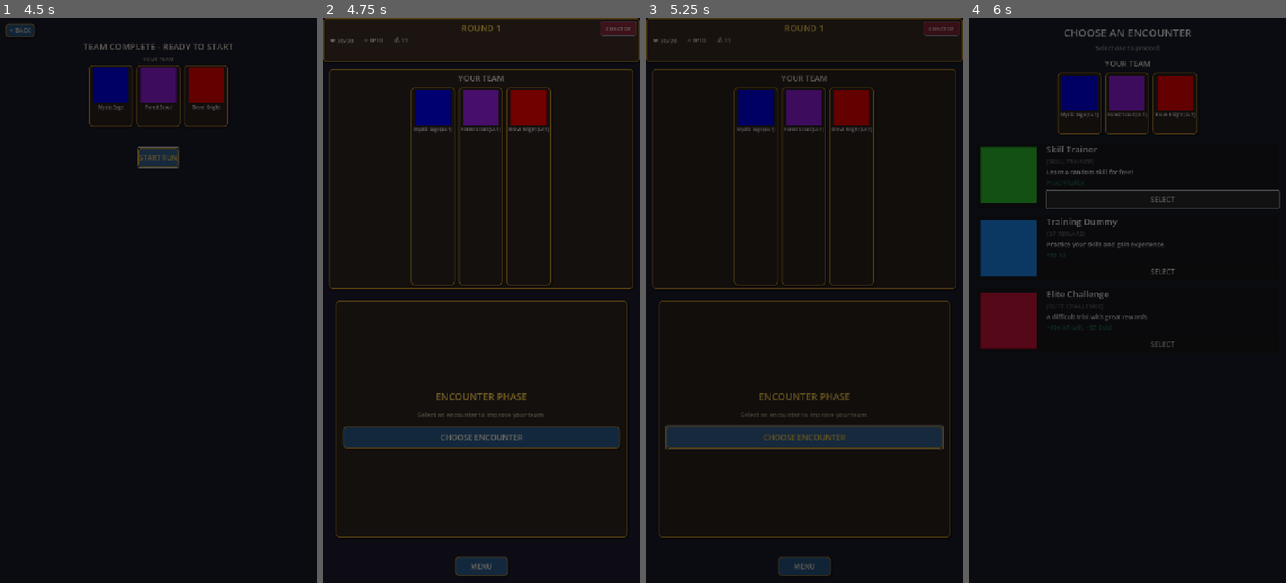
Above: before the commit, frames 1-4 (left to right).
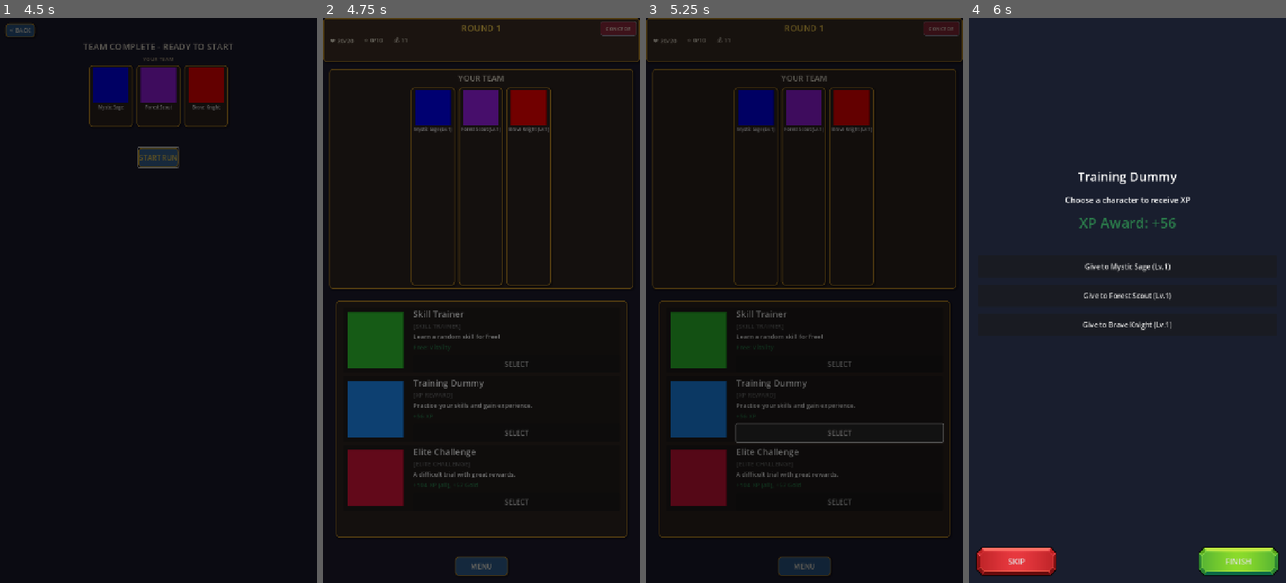
Above: after the commit, the same moments.

Repository: glenncj3/six-strong
Game: Godot game, scene res://scenes/main.tscn
The game is run twice, just before and just after one commit, with the same random seed, the same clock (stepped at 60 frames per second) and the same inputs.
Inputs (mouse positions are in pixels of both pictures, inside the frame that each line leads up to):
- Up to frame 1 (4.5 s): click "PLAY" at 0.5 s; tap Enter at 1.25 s; move the mouse to (228, 272) at 1.27 s; hold D 1.28-2 s; tap G at 1.35 s; click (228, 272) at 1.42 s; click "SELECT" at 2 s; click "SELECT" at 2.75 s; click "SELECT" at 3.5 s; click "START RUN" at 4.25 s
- Up to frame 2 (4.75 s): no input
- Up to frame 3 (5.25 s): click (804, 436) at 5 s, where only the run before the commit has a clickable "CHOOSE ENCOUNTER"
- Up to frame 4 (6 s): click (1162, 198) at 5.75 s, where only the run before the commit has a clickable "SELECT"

Frame 1 is identical in both runs. In frame 2, 9.6% of the frame differs, in the area x 6-94%, y 51-87%; in frame 3, 9.8%; in frame 4, 91%, in the area x 0-100%, y 0-100%.

Commit message:
reducing clicks for encounters/combat

Diff:
--- a/auto-battle-journey/scenes/ui/run_view.gd
+++ b/auto-battle-journey/scenes/ui/run_view.gd
@@ -17,6 +17,10 @@
 @onready var phase_label = $CenterPanel/MarginContainer/VBoxContainer/PhaseLabel
 @onready var phase_description = $CenterPanel/MarginContainer/VBoxContainer/PhaseDescription
 @onready var action_button = $CenterPanel/MarginContainer/VBoxContainer/ActionButton
+@onready var encounter_options_scroll = $CenterPanel/MarginContainer/VBoxContainer/EncounterOptionsScroll
+@onready var encounter_options_container = $CenterPanel/MarginContainer/VBoxContainer/EncounterOptionsScroll/EncounterOptionsContainer
+@onready var combat_options_scroll = $CenterPanel/MarginContainer/VBoxContainer/CombatOptionsScroll
+@onready var combat_options_container = $CenterPanel/MarginContainer/VBoxContainer/CombatOptionsScroll/CombatOptionsContainer
 @onready var menu_button = $MenuButton
 @onready var concede_button = $ConcedeButton
 @onready var concede_confirm_dialog = $ConcedeConfirmDialog
@@ -37,7 +41,6 @@
 	RunManager.gold_changed.connect(_on_gold_changed)
 	RunManager.phase_changed.connect(_on_phase_changed)
 
-	action_button.pressed.connect(_on_action_button_pressed)
 	menu_button.pressed.connect(_on_menu_button_pressed)
 	concede_button.pressed.connect(_on_concede_button_pressed)
 	concede_confirm_dialog.confirmed.connect(_on_concede_confirmed)
@@ -75,7 +78,6 @@
 	gold_label.add_theme_color_override("font_color", GameConstants.COLOR_TEXT_LIGHT)
 
 	# Button styling
-	UIStyles.apply_button_styles(action_button)
 	UIStyles.apply_button_styles(menu_button)
 
 	# Concede button - special styling (danger action)
@@ -176,34 +178,65 @@
 
 func _setup_phase() -> void:
 	"""Setup UI for current phase."""
+	# Hide all options first
+	phase_label.visible = false
+	phase_description.visible = false
+	action_button.visible = false
+	encounter_options_scroll.visible = false
+	combat_options_scroll.visible = false
+
 	if RunManager.is_encounter_phase():
-		phase_label.text = "ENCOUNTER PHASE"
-		phase_description.text = "Select an encounter to improve your team."
-		action_button.text = "CHOOSE ENCOUNTER"
+		# Show encounter options directly
+		encounter_options_scroll.visible = true
+		_generate_encounter_options()
 	else:
-		phase_label.text = "COMBAT PHASE"
-		phase_description.text = "Select a battle to fight."
-		action_button.text = "CHOOSE COMBAT"
-
-
-func _on_action_button_pressed() -> void:
-	"""Handle phase action button."""
-	if RunManager.is_encounter_phase():
-		_start_encounter_phase()
-	else:
-		_start_combat_phase()
-
-
-func _start_encounter_phase() -> void:
-	"""Navigate to encounter selection."""
-	print("RunView: Starting encounter phase...")
-	SceneManager.go_to("encounter_select")
-
-
-func _start_combat_phase() -> void:
-	"""Navigate to combat selection."""
-	print("RunView: Starting combat phase...")
-	SceneManager.go_to("combat_select")
+		# Show combat options directly
+		combat_options_scroll.visible = true
+		_generate_combat_options()
+
+
+func _generate_encounter_options() -> void:
+	"""Generate and display 3 encounter options directly in run_view."""
+	UIHelpers.clear_children(encounter_options_container)
+
+	var encounter_options = EncounterFactory.generate_encounter_options(3)
+
+	for encounter_data in encounter_options:
+		var panel = UIHelpers.create_encounter_option_panel(encounter_data, _on_encounter_selected)
+		encounter_options_container.add_child(panel)
+
+
+func _on_encounter_selected(encounter_data: Dictionary) -> void:
+	"""Handle encounter selection - go directly to encounter execution."""
+	print("RunView: Selected encounter %s" % encounter_data["name"])
+
+	# Store selected encounter data for next scene
+	SceneManager.set_scene_data("selected_encounter", encounter_data)
+
+	# Navigate directly to encounter execution
+	SceneManager.go_to("encounter_execute")
+
+
+func _generate_combat_options() -> void:
+	"""Generate and display 3 combat options directly in run_view."""
+	UIHelpers.clear_children(combat_options_container)
+
+	var combat_options = RunManager.generate_combat_options(3)
+
+	for combat_data in combat_options:
+		var panel = UIHelpers.create_combat_option_panel(combat_data, _on_combat_selected)
+		combat_options_container.add_child(panel)
+
+
+func _on_combat_selected(combat_data: Dictionary) -> void:
+	"""Handle combat selection - go directly to combat."""
+	print("RunView: Selected combat %s" % combat_data["name"])
+
+	# Store selected combat data for next scene
+	SceneManager.set_scene_data("selected_combat", combat_data)
+
+	# Navigate directly to combat
+	SceneManager.go_to("combat_stub")
 
 
 func _simulate_encounter_completion() -> void:
--- a/auto-battle-journey/scenes/ui/run_view.tscn
+++ b/auto-battle-journey/scenes/ui/run_view.tscn
@@ -141,13 +141,13 @@
 [node name="PhaseLabel" type="Label" parent="CenterPanel/MarginContainer/VBoxContainer"]
 layout_mode = 2
 theme_override_font_sizes/font_size = 22
-text = "ENCOUNTER PHASE"
+text = "COMBAT PHASE"
 horizontal_alignment = 1
 
 [node name="PhaseDescription" type="Label" parent="CenterPanel/MarginContainer/VBoxContainer"]
 layout_mode = 2
 theme_override_font_sizes/font_size = 14
-text = "Select an encounter to improve your team."
+text = "Select a battle to fight."
 horizontal_alignment = 1
 autowrap_mode = 2
 
@@ -155,7 +155,29 @@
 custom_minimum_size = Vector2(0, 50)
 layout_mode = 2
 theme_override_font_sizes/font_size = 18
-text = "CHOOSE ENCOUNTER"
+text = "CHOOSE COMBAT"
+
+[node name="EncounterOptionsScroll" type="ScrollContainer" parent="CenterPanel/MarginContainer/VBoxContainer"]
+visible = false
+layout_mode = 2
+size_flags_vertical = 3
+horizontal_scroll_mode = 0
+
+[node name="EncounterOptionsContainer" type="VBoxContainer" parent="CenterPanel/MarginContainer/VBoxContainer/EncounterOptionsScroll"]
+layout_mode = 2
+size_flags_horizontal = 3
+theme_override_constants/separation = 8
+
+[node name="CombatOptionsScroll" type="ScrollContainer" parent="CenterPanel/MarginContainer/VBoxContainer"]
+visible = false
+layout_mode = 2
+size_flags_vertical = 3
+horizontal_scroll_mode = 0
+
+[node name="CombatOptionsContainer" type="VBoxContainer" parent="CenterPanel/MarginContainer/VBoxContainer/CombatOptionsScroll"]
+layout_mode = 2
+size_flags_horizontal = 3
+theme_override_constants/separation = 8
 
 [node name="MenuButton" type="Button" parent="."]
 layout_mode = 1
